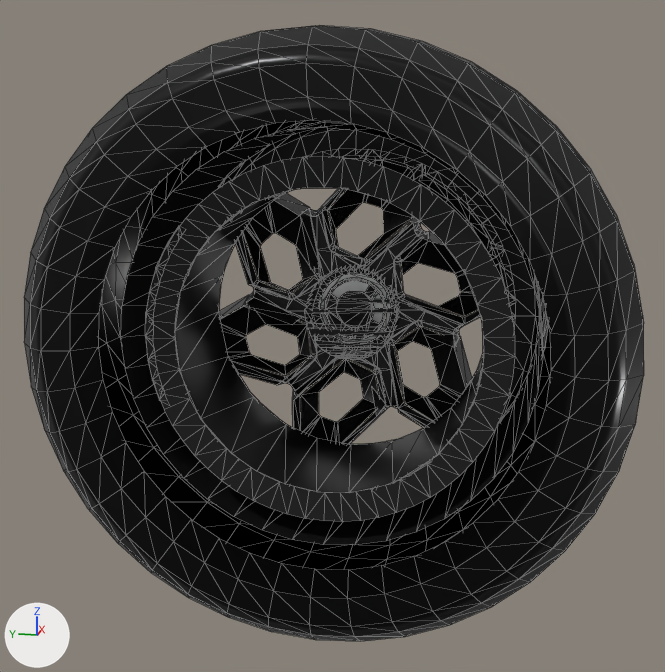
An edit to the glTF model public/parts/wheel_senko.glb, drawn before and after from the same camera.
Both versions are drawn from a 50 mm camera at (-0.865, -0.17, 0.212) aimed at (-0.002, 0.003, -0.004). Arrows for +X, +Y and +Z are at lower left; the lights stay in place. The older version comes first. Mesh edges are drawn as thin lines. Where no turn or scale is listed for an object, it has been applied to the vertices. Vertices at exactly the same position are counted once.

The first picture shows 'Wheel'.
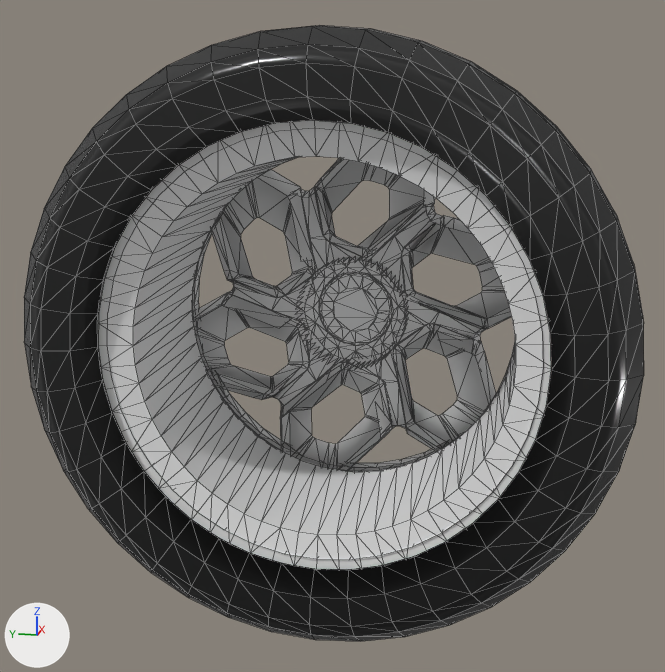
Location of each change, [x1, y1, x2, y2] in pixels of the pictures (665 x 672 px; the box of a moved part takes in the faces that stretch with it):
'Wheel', recoloured, surface changed, reshaped
    both: [24, 25, 644, 641]
part 1 of me_wheels_wheel_senko, rebuilt (20% wider, 19% taller)
    before: [305, 265, 399, 360]
    after: [295, 257, 408, 370]
part 2 of me_wheels_wheel_senko, rebuilt (46% wider, 47% taller)
    before: [175, 187, 484, 493]
    after: [98, 120, 551, 570]
part 3 of me_wheels_wheel_senko, rebuilt (24% wider, 24% taller)
    before: [305, 207, 363, 282]
    after: [295, 187, 367, 280]
part 4 of me_wheels_wheel_senko, rebuilt
    before: [349, 336, 400, 410]
    after: [342, 342, 409, 430]
part 5 of me_wheels_wheel_senko, rebuilt (20% wider, 22% taller)
    before: [386, 295, 464, 340]
    after: [393, 293, 487, 348]
part 6 of me_wheels_wheel_senko, rebuilt
    before: [286, 322, 344, 393]
    after: [271, 324, 349, 411]
part 7 of me_wheels_wheel_senko, rebuilt (20% wider, 27% taller)
    before: [248, 279, 322, 323]
    after: [227, 273, 316, 329]
part 8 of me_wheels_wheel_senko, rebuilt (18% wider, 21% taller)
    before: [359, 222, 429, 298]
    after: [360, 204, 443, 296]
part 9 of me_wheels_wheel_senko, deleted (black)
    before: [145, 156, 515, 522]
part 10 of me_wheels_wheel_senko, moved or reshaped
    before: [190, 129, 535, 464]
    after: [192, 157, 515, 471]
part 11 of me_wheels_wheel_senko, moved or reshaped
    before: [121, 124, 543, 545]
    after: [107, 128, 543, 560]

Diff of the bpy script that builds the scene:
```diff
--- a/public/parts/wheel_senko.glb.py
+++ b/public/parts/wheel_senko.glb.py
@@ mat_rim @@
 mat_rim = principled_material('Rim')
-mat_rim.base_color = (0.0166, 0.0166, 0.0166)  # black #232323
+mat_rim.base_color = (0.8, 0.8, 0.8)  # white #e7e7e7
 mat_rim.metallic = 0.4
-mat_rim.roughness = 0.272
@@ mat_tire @@
 mat_tire = bpy.data.materials.new('Tire')
-# nodes: BsdfPrincipled, OutputMaterial
-# colours: black #000000
+# nodes: BsdfPrincipled, Math x2, OutputMaterial, SeparateColor, TexImage x2, UVMap x2
+# uses the picture img_tire_basecolor
+# uses the picture img_tire_metallicroughness
@@ me_wheels_wheel_senko @@
-me_wheels_wheel_senko.from_pydata(...)  # 2086 vertices, 2740 faces; spans x -0.125..0.125, y -0.28..0.28, z -0.28..0.28
+me_wheels_wheel_senko.from_pydata(...)  # 1890 vertices, 2819 faces; spans x -0.125..0.125, y -0.28..0.28, z -0.28..0.28
+# me_wheels_wheel_senko part 1: the loose piece of 166 vertices spanning x 0.076..0.11, y -0.049..0.049, z -0.05..0.049 is rebuilt with 210 vertices and now spans x 0.069..0.11, y -0.059..0.059, z -0.06..0.058
+# me_wheels_wheel_senko part 2: the loose piece of 47 vertices spanning x -0.056..0.078, y -0.146..0.146, z -0.146..0.145 is rebuilt with 180 vertices and now spans x -0.095..0.071, y -0.207..0.206, z -0.207..0.206
+# me_wheels_wheel_senko part 3: the loose piece of 23 vertices spanning x 0.089..0.104, y -0.012..0.055, z 0.026..0.111 is rebuilt with 21 vertices and now spans x 0.085..0.102, y -0.014..0.066, z 0.031..0.133
+# me_wheels_wheel_senko part 4: the loose piece of 23 vertices spanning x 0.089..0.104, y -0.055..0.011, z -0.112..-0.027 is rebuilt with 21 vertices and now spans x 0.085..0.102, y -0.066..0.014, z -0.134..-0.033
+# me_wheels_wheel_senko part 5: the loose piece of 22 vertices spanning x 0.089..0.104, y -0.12..-0.036, z -0.035..0.019 is rebuilt with 21 vertices and now spans x 0.085..0.102, y -0.143..-0.043, z -0.042..0.023
+# me_wheels_wheel_senko part 6: the loose piece of 22 vertices spanning x 0.089..0.104, y 0.004..0.081, z -0.101..-0.015 is rebuilt with 21 vertices and now spans x 0.085..0.102, y 0.005..0.096, z -0.121..-0.018
+# me_wheels_wheel_senko part 7: the loose piece of 22 vertices spanning x 0.089..0.104, y 0.035..0.119, z -0.02..0.034 is rebuilt with 21 vertices and now spans x 0.085..0.102, y 0.042..0.143, z -0.024..0.041
+# me_wheels_wheel_senko part 8: the loose piece of 22 vertices spanning x 0.089..0.104, y -0.081..-0.004, z 0.014..0.1 is rebuilt with 21 vertices and now spans x 0.085..0.102, y -0.097..-0.005, z 0.017..0.12
+# me_wheels_wheel_senko part 9: 7 loose pieces with 312 vertices, spanning x -0.064..0.11, y -0.173..0.173, z -0.173..0.172, are deleted
+# me_wheels_wheel_senko part 10: 647 vertices removed from x 0.076..0.107, y -0.173..0.172, z -0.173..0.172; 594 vertices added at x 0.069..0.106, y -0.194..0.194, z -0.193..0.192
+# me_wheels_wheel_senko part 11: 40 vertices moved from x -0.064, y -0.197..0.197, z -0.197..0.197 to x -0.095, y -0.197..0.197, z -0.197..0.197
 me_wheels_wheel_senko.materials.append(mat_rim)
```
